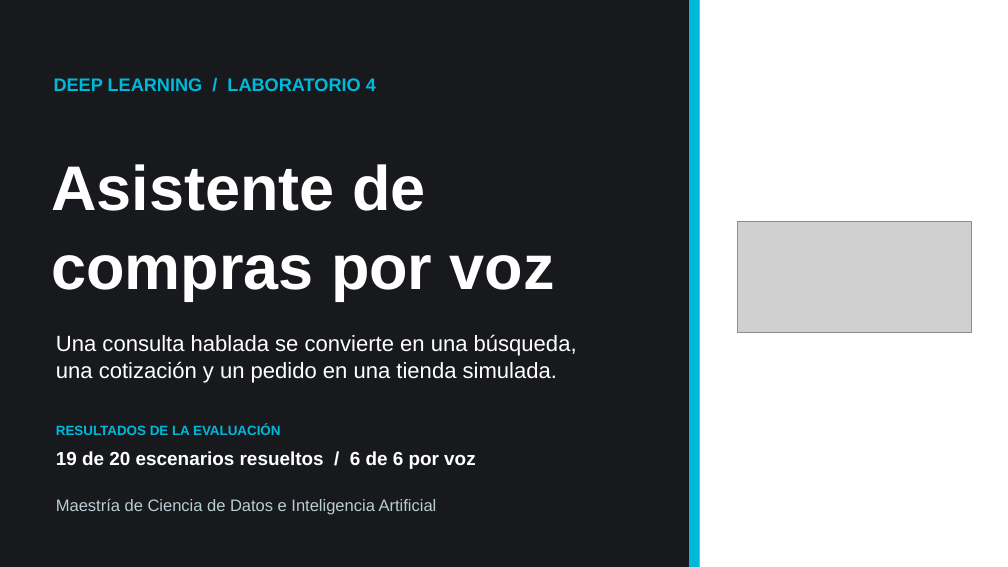
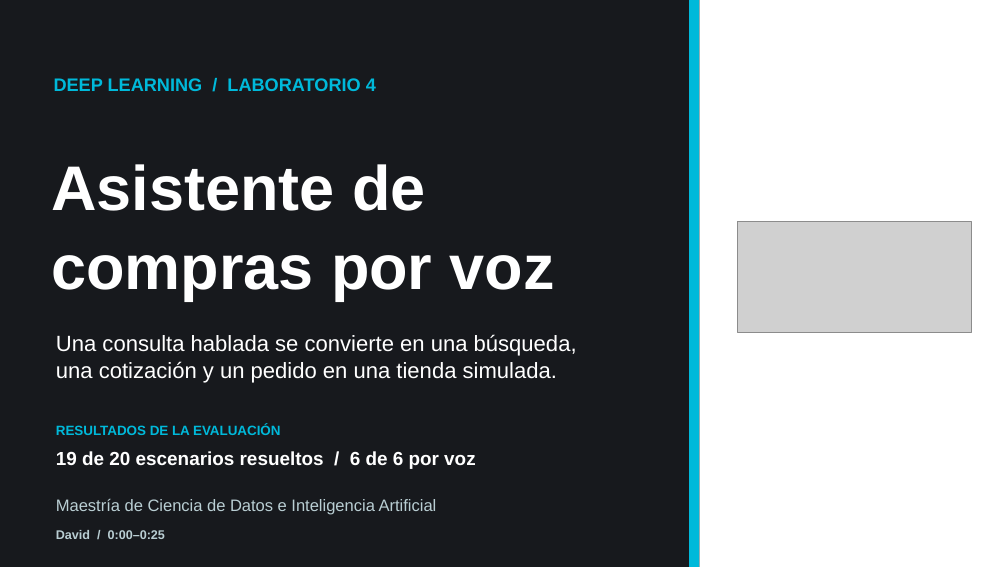
Before and after one commit to josenomberto/UTEC-CDIAV3-MCD8016, a slide deck: slide 1 of Proyecto 4/Presentación Laboratorio 4 - UTEC - con evidencias.pptx. Drawn at 1008x567 pixels with LibreOffice and Linux fonts; fonts in the diff are those of the drawing; grey boxes stand for pictures. Boxes give left, top, right and bottom in pixels: in the first picture for what was removed or moved away, otherwise in the second. Text is boxed around its words. In the diff, an @@ line names an element or a change of style, - is before the commit and + after.

```diff
--- a/Proyecto 4/Presentación Laboratorio 4 - UTEC - con evidencias.pptx
+++ b/Proyecto 4/Presentación Laboratorio 4 - UTEC - con evidencias.pptx
@@ text added at (56, 530, 165, 539), 12 pt, text #B9CED3, bold @@
+David / 0:00–0:25
```
Also in this commit, not shown: 6 other slides changed, 7 slides added, 5 slides removed, 1 other file.
